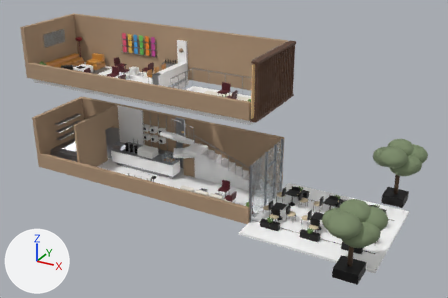
The glTF model brand/3d/cafe-3d.glb: old version first, new version second.
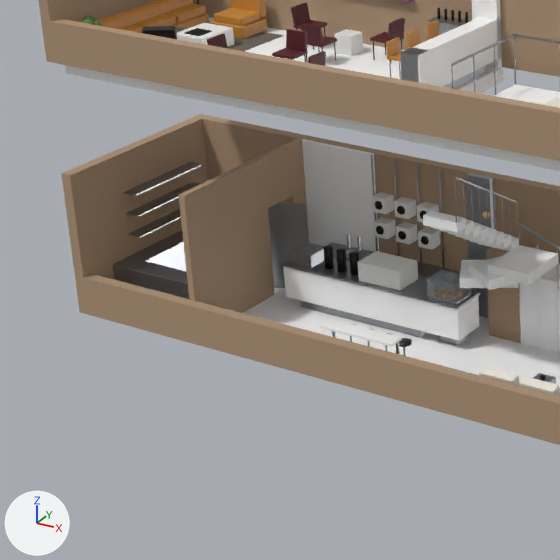
There are two pictures of each version: one whole from a 50 mm lens placed at (26.98, -25.61, 16.69), pointed at (11.89, 1.83, 2.97), one close up on the part from 2% to 47% of the width and 19% to 85% of the height. The axes (+X, +Y, +Z) are drawn at lower left. The lights are the same throughout. The first two pictures are the older version. Where no turn or scale is listed for an object, it has been applied to the vertices.
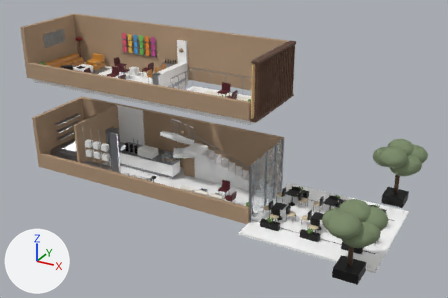
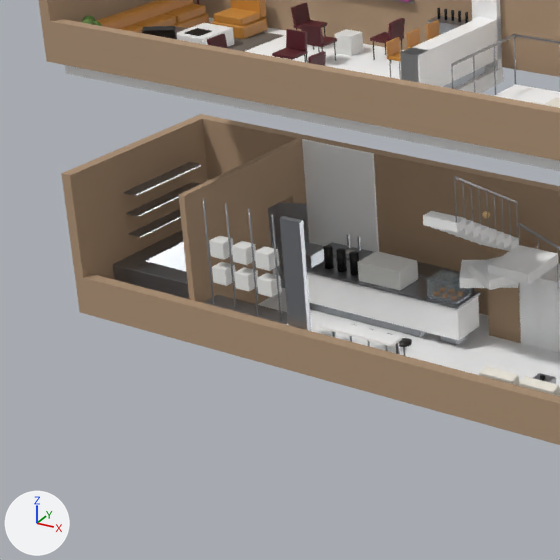
Where the change shows, as pixel boxes [x1, y1, x2, y2] in the close-ups (560 x 560 px):
'steel_panel', moved, rescaled
    before: [466, 173, 494, 318]
    after: [280, 216, 311, 331]
'pipe_counter', added
    after: [204, 295, 288, 325]
'disp.002', moved
    before: [418, 227, 440, 250]
    after: [257, 273, 282, 297]
'disp.004', moved
    before: [394, 197, 416, 219]
    after: [232, 241, 256, 265]
'disp.001', moved
    before: [395, 222, 418, 245]
    after: [234, 267, 258, 291]
'disp.003', moved
    before: [372, 192, 394, 214]
    after: [209, 235, 233, 259]
'disp', moved
    before: [373, 217, 395, 239]
    after: [212, 262, 236, 286]
'disp.005', moved
    before: [417, 202, 439, 223]
    after: [255, 246, 279, 271]
'pipe.003', moved
    before: [439, 168, 444, 269]
    after: [271, 214, 282, 321]
'pipe.002', moved
    before: [416, 163, 422, 264]
    after: [248, 209, 259, 315]
'pipe.001', moved
    before: [393, 159, 400, 256]
    after: [225, 203, 237, 309]
'pipe', moved
    before: [371, 154, 378, 251]
    after: [202, 198, 215, 303]
'disp_c.002', moved (not visible afterwards)
    before: [421, 236, 429, 245]
'disp_c.004', moved (not visible afterwards)
    before: [397, 206, 405, 215]
'disp_c', moved (not visible afterwards)
    before: [376, 226, 384, 235]
'disp_c.001', moved (not visible afterwards)
    before: [398, 231, 406, 240]
'disp_c.003', moved (not visible afterwards)
    before: [375, 201, 382, 210]

The change, as a diff of the scene's bpy script:
```diff
--- a/brand/3d/cafe-3d.glb.py
+++ b/brand/3d/cafe-3d.glb.py
@@ me_pipe_counter @@
+me_pipe_counter.from_pydata(...)  # a box spanning x -1.1..1.1, y -0.22..0.22, z -0.03..0.03
+me_pipe_counter.materials.append(mat_ستيل_رمادي)  # grey #9a9da2
@@ ob_disp @@
 ob_disp = bpy.data.objects.new('disp', me_disp)
-ob_disp.location = (5.2, 3.84, 1.63)
+ob_disp.location = (3.7, 0.16, 1.63)
@@ ob_disp_001 @@
 ob_disp_001 = bpy.data.objects.new('disp.001', me_disp_001)
-ob_disp_001.location = (5.8, 3.84, 1.63)
+ob_disp_001.location = (4.3, 0.16, 1.63)
@@ ob_disp_002 @@
 ob_disp_002 = bpy.data.objects.new('disp.002', me_disp_002)
-ob_disp_002.location = (6.4, 3.84, 1.63)
+ob_disp_002.location = (4.9, 0.16, 1.63)
@@ ob_disp_003 @@
 ob_disp_003 = bpy.data.objects.new('disp.003', me_disp_003)
-ob_disp_003.location = (5.2, 3.84, 2.23)
+ob_disp_003.location = (3.7, 0.16, 2.23)
@@ ob_disp_004 @@
 ob_disp_004 = bpy.data.objects.new('disp.004', me_disp_004)
-ob_disp_004.location = (5.8, 3.84, 2.23)
+ob_disp_004.location = (4.3, 0.16, 2.23)
@@ ob_disp_005 @@
 ob_disp_005 = bpy.data.objects.new('disp.005', me_disp_005)
-ob_disp_005.location = (6.4, 3.84, 2.23)
+ob_disp_005.location = (4.9, 0.16, 2.23)
@@ ob_disp_c @@
 ob_disp_c = bpy.data.objects.new('disp_c', me_disp_c)
-ob_disp_c.location = (5.2, 3.67, 1.64)
+ob_disp_c.location = (3.7, 0.33, 1.64)
@@ ob_disp_c_001 @@
 ob_disp_c_001 = bpy.data.objects.new('disp_c.001', me_disp_c_001)
-ob_disp_c_001.location = (5.8, 3.67, 1.64)
+ob_disp_c_001.location = (4.3, 0.33, 1.64)
@@ ob_disp_c_002 @@
 ob_disp_c_002 = bpy.data.objects.new('disp_c.002', me_disp_c_002)
-ob_disp_c_002.location = (6.4, 3.67, 1.64)
+ob_disp_c_002.location = (4.9, 0.33, 1.64)
@@ ob_disp_c_003 @@
 ob_disp_c_003 = bpy.data.objects.new('disp_c.003', me_disp_c_003)
-ob_disp_c_003.location = (5.2, 3.67, 2.24)
+ob_disp_c_003.location = (3.7, 0.33, 2.24)
@@ ob_disp_c_004 @@
 ob_disp_c_004 = bpy.data.objects.new('disp_c.004', me_disp_c_004)
-ob_disp_c_004.location = (5.8, 3.67, 2.24)
+ob_disp_c_004.location = (4.3, 0.33, 2.24)
@@ ob_pipe @@
 ob_pipe = bpy.data.objects.new('pipe', me_pipe)
-ob_pipe.location = (4.9, 3.92, 2.11)
+ob_pipe.location = (3.4, 0.08, 1.65)
@@ ob_pipe_001 @@
 ob_pipe_001 = bpy.data.objects.new('pipe.001', me_pipe_001)
-ob_pipe_001.location = (5.5, 3.92, 2.11)
+ob_pipe_001.location = (4.0, 0.08, 1.65)
@@ ob_pipe_002 @@
 ob_pipe_002 = bpy.data.objects.new('pipe.002', me_pipe_002)
-ob_pipe_002.location = (6.1, 3.92, 2.11)
+ob_pipe_002.location = (4.6, 0.08, 1.65)
@@ ob_pipe_003 @@
 ob_pipe_003 = bpy.data.objects.new('pipe.003', me_pipe_003)
-ob_pipe_003.location = (6.7, 3.92, 2.11)
+ob_pipe_003.location = (5.2, 0.08, 1.65)
@@ ob_steel_panel @@
 ob_steel_panel = bpy.data.objects.new('steel_panel', me_steel_panel)
-ob_steel_panel.location = (7.7, 3.94, 1.65)
-ob_steel_panel.scale = (0.6, 0.12, 3.3)
+ob_steel_panel.location = (5.7, 0.06, 1.65)
+ob_steel_panel.scale = (0.5, 0.12, 3.3)
@@ ob_pipe_counter @@
+ob_pipe_counter = bpy.data.objects.new('pipe_counter', me_pipe_counter)
+ob_pipe_counter.location = (4.3, 0.22, 0.89)
```
